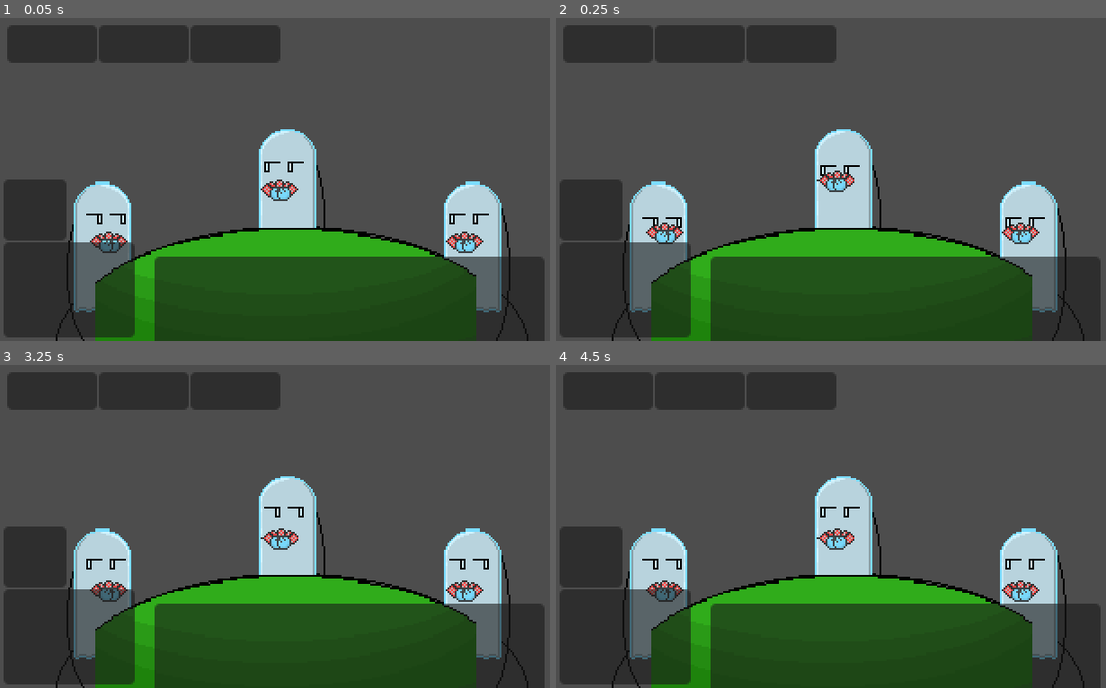
Above: before the commit, frames 1-4 (two rows, left to right).
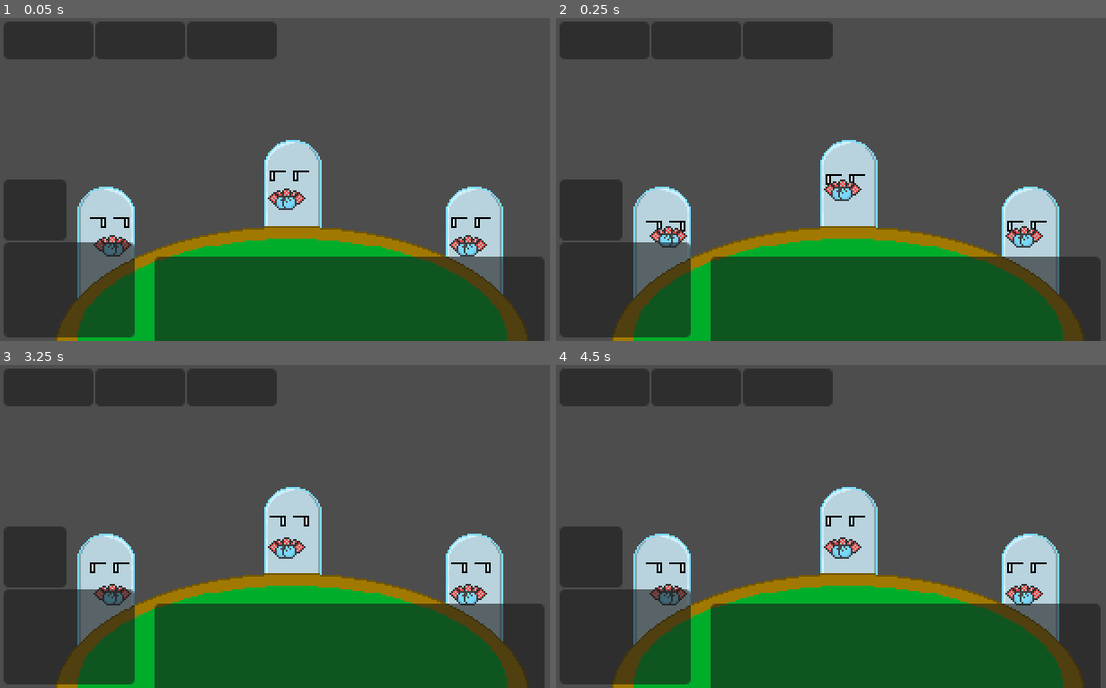
Above: after the commit, the same moments.

Repository: tofimega/ghost-poker
Game: Godot game, scene res://scenes/game_scene/game_scene.tscn
The game is run twice, just before and just after one commit, with the same random seed, the same clock (stepped at 60 frames per second) and the same inputs. This scene is started directly instead of the project's main scene.
Inputs:
- Up to frame 1 (0.05 s): no input
- Up to frame 2 (0.25 s): no input
- Up to frame 3 (3.25 s): tap Enter at 0.5, 2 s; tap Space at 1.25 s
- Up to frame 4 (4.5 s): tap Space at 4.25 s

The runs differ from the first frame. In frame 1, 13% of the frame differs, in the area x 0-97%, y 1-100%; in frame 2, 13%; in frame 3, 13%; in frame 4, 13%.
Error in both runs: Cannot call method 'add_child' on a null value. (res://scripts/frontend_manager.gd:16)

Commit message:
progress

Diff:
--- a/project.godot
+++ b/project.godot
@@ -49,3 +49,4 @@
 textures/canvas_textures/default_texture_filter=0
 renderer/rendering_method="gl_compatibility"
 renderer/rendering_method.mobile="gl_compatibility"
+2d/snap/snap_2d_transforms_to_pixel=true
--- a/scenes/game_scene/game_scene.tscn
+++ b/scenes/game_scene/game_scene.tscn
@@ -1,29 +1,31 @@
 [gd_scene load_steps=4 format=3 uid="uid://7vhkgdhoemv3"]
 
 [ext_resource type="PackedScene" uid="uid://bati8d7pq1ysj" path="res://scenes/sprites/ghost.tscn" id="1_72663"]
-[ext_resource type="Texture2D" uid="uid://c0w4r1631kiha" path="res://assets/images/table_wip.png" id="1_pwder"]
 [ext_resource type="Texture2D" uid="uid://dd24ucm7lilmy" path="res://assets/images/Image11.png" id="3_o81xq"]
+[ext_resource type="Texture2D" uid="uid://dgqo8njf3vxyt" path="res://assets/images/table1.png" id="3_xb203"]
 
 [node name="GameScene" type="Node2D"]
 
 [node name="BLockout" type="Sprite2D" parent="."]
+visible = false
 texture = ExtResource("3_o81xq")
 centered = false
 
-[node name="Ghost" parent="." instance=ExtResource("1_72663")]
-position = Vector2(57, 128)
-scale = Vector2(-1, 1)
+[node name="Objects" type="Node2D" parent="."]
 
-[node name="Ghost2" parent="." instance=ExtResource("1_72663")]
-position = Vector2(160, 99)
+[node name="Ghost" parent="Objects" instance=ExtResource("1_72663")]
+position = Vector2(59, 130)
+rotation = 3.14159
+scale = Vector2(1, -1)
 
-[node name="Ghost3" parent="." instance=ExtResource("1_72663")]
-position = Vector2(263, 128)
+[node name="Ghost2" parent="Objects" instance=ExtResource("1_72663")]
+position = Vector2(163, 104)
 
-[node name="Table" type="Sprite2D" parent="."]
-position = Vector2(53, 16)
-scale = Vector2(0.736111, 1.11111)
-texture = ExtResource("1_pwder")
+[node name="Ghost3" parent="Objects" instance=ExtResource("1_72663")]
+position = Vector2(264, 130)
+
+[node name="Table" type="Sprite2D" parent="Objects"]
+texture = ExtResource("3_xb203")
 centered = false
 
 [node name="UI_BLOCKOUT" type="Control" parent="."]
@@ -34,21 +36,28 @@
 grow_horizontal = 2
 grow_vertical = 2
 
-[node name="Info1" type="Panel" parent="UI_BLOCKOUT"]
+[node name="Imfo" type="Control" parent="UI_BLOCKOUT"]
+anchors_preset = 0
+offset_left = -2.0
+offset_top = -2.0
+offset_right = 38.0
+offset_bottom = 38.0
+
+[node name="Info1" type="Panel" parent="UI_BLOCKOUT/Imfo"]
 layout_mode = 0
 offset_left = 4.0
 offset_top = 4.0
 offset_right = 54.0
 offset_bottom = 25.0
 
-[node name="Info2" type="Panel" parent="UI_BLOCKOUT"]
+[node name="Info2" type="Panel" parent="UI_BLOCKOUT/Imfo"]
 layout_mode = 0
 offset_left = 55.0
 offset_top = 4.0
 offset_right = 105.0
 offset_bottom = 25.0
 
-[node name="Info3" type="Panel" parent="UI_BLOCKOUT"]
+[node name="Info3" type="Panel" parent="UI_BLOCKOUT/Imfo"]
 layout_mode = 0
 offset_left = 106.0
 offset_top = 4.0
@@ -56,9 +65,12 @@
 offset_bottom = 25.0
 
 [node name="HUD" type="Control" parent="UI_BLOCKOUT"]
-anchors_preset = 0
-offset_right = 40.0
-offset_bottom = 40.0
+layout_mode = 1
+anchors_preset = 15
+anchor_right = 1.0
+anchor_bottom = 1.0
+grow_horizontal = 2
+grow_vertical = 2
 
 [node name="Hand" type="Panel" parent="UI_BLOCKOUT/HUD"]
 layout_mode = 0
Binary file added: assets/images/table1.png
Not shown, added: assets/images/table1.png.import
Not shown, changed: assets/raw/table.gal
